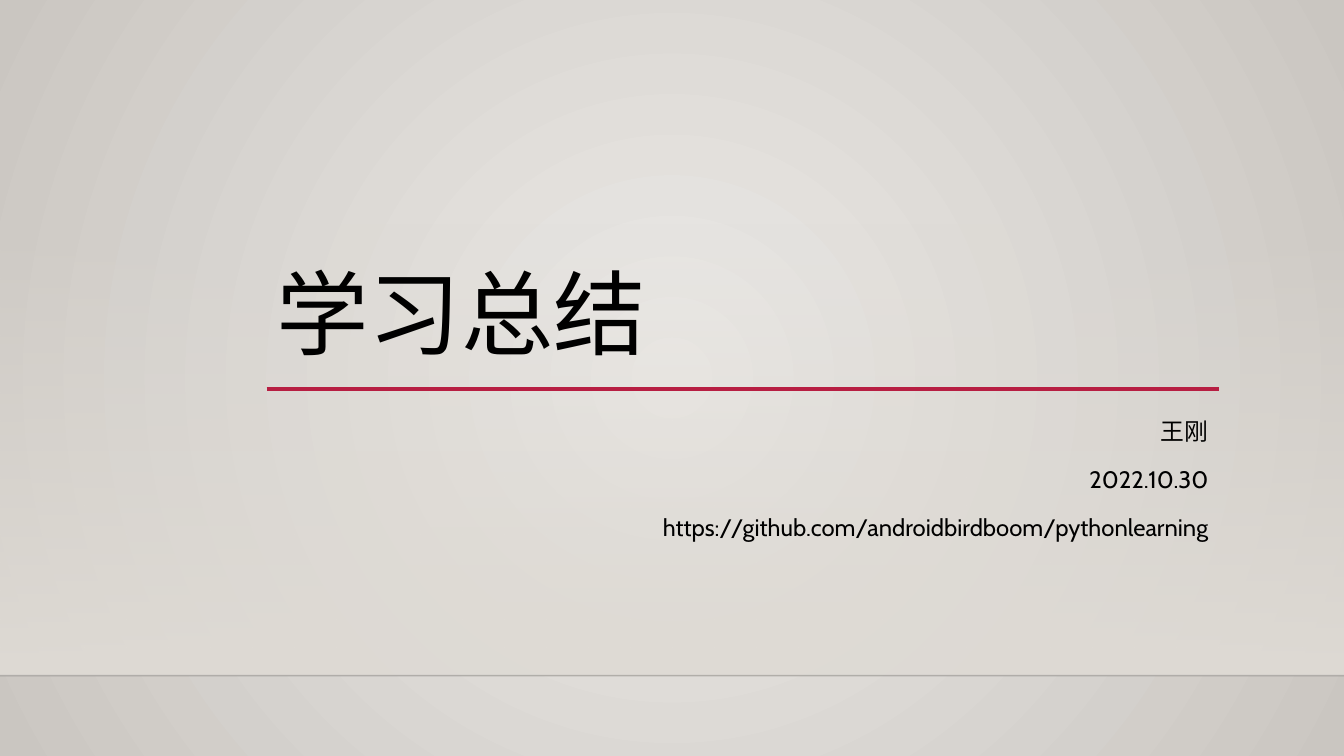
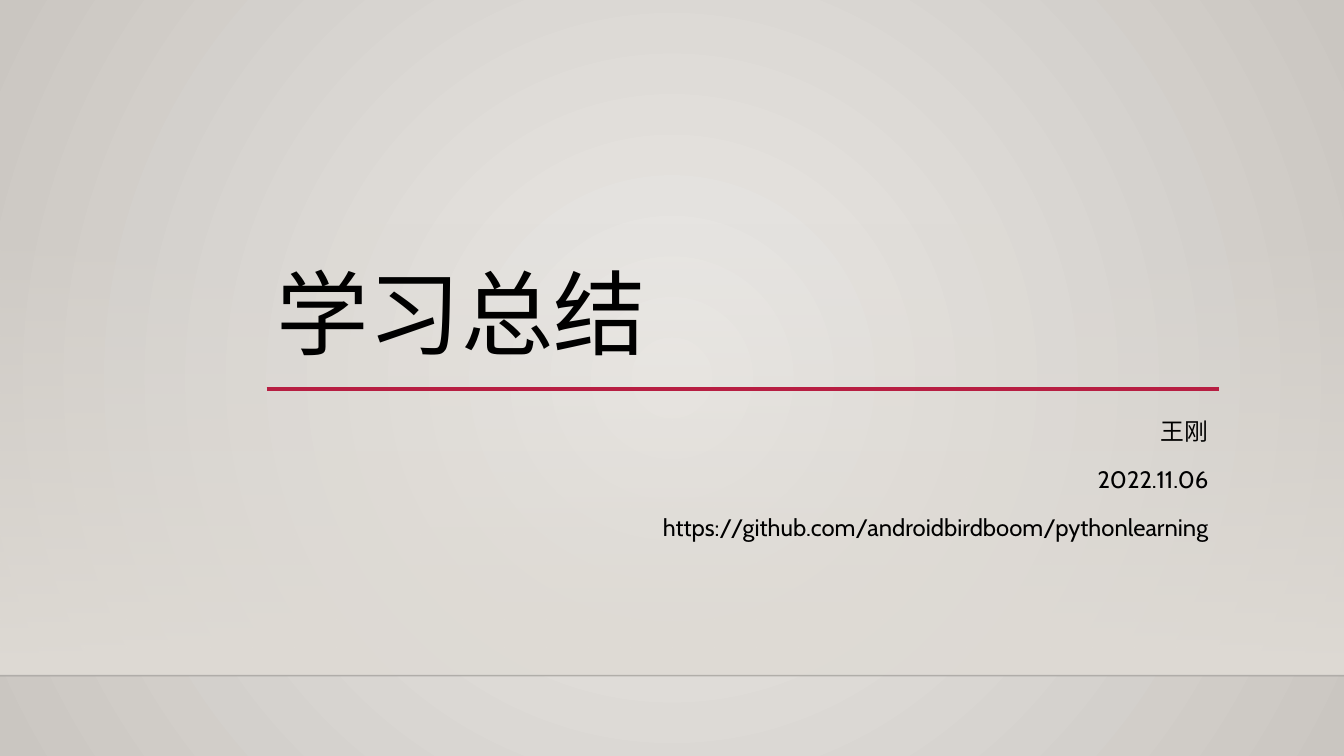
Before and after one commit to AndroidBirdBoom/pythonlearning, a slide deck: slide 1 of ppt/学习总结-20221030_1106.pptx. Drawn at 1344x756 pixels with LibreOffice and Linux fonts; fonts in the diff are those of the drawing; background and template pictures are left out. Boxes give left, top, right and bottom in pixels: in the first picture for what was removed or moved away, otherwise in the second. Text is boxed around its words. In the diff, an @@ line names an element or a change of style, - is before the commit and + after.

```diff
--- a/ppt/学习总结-20221030_1106.pptx
+++ b/ppt/学习总结-20221030_1106.pptx
@@ subtitle at [1098, 471, 1209, 489]: text changed @@
-2022.10.30
+2022.11.06
```
Also in this commit, not shown: 4 other slides changed, 1 slide added, 8 other files.
